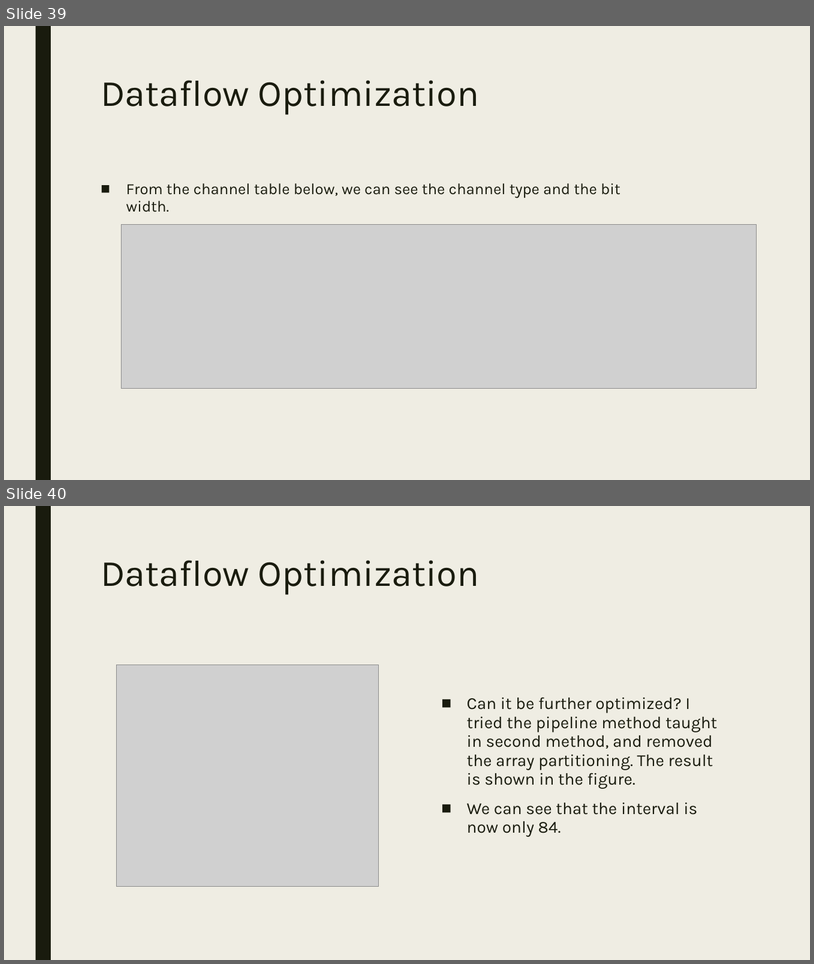
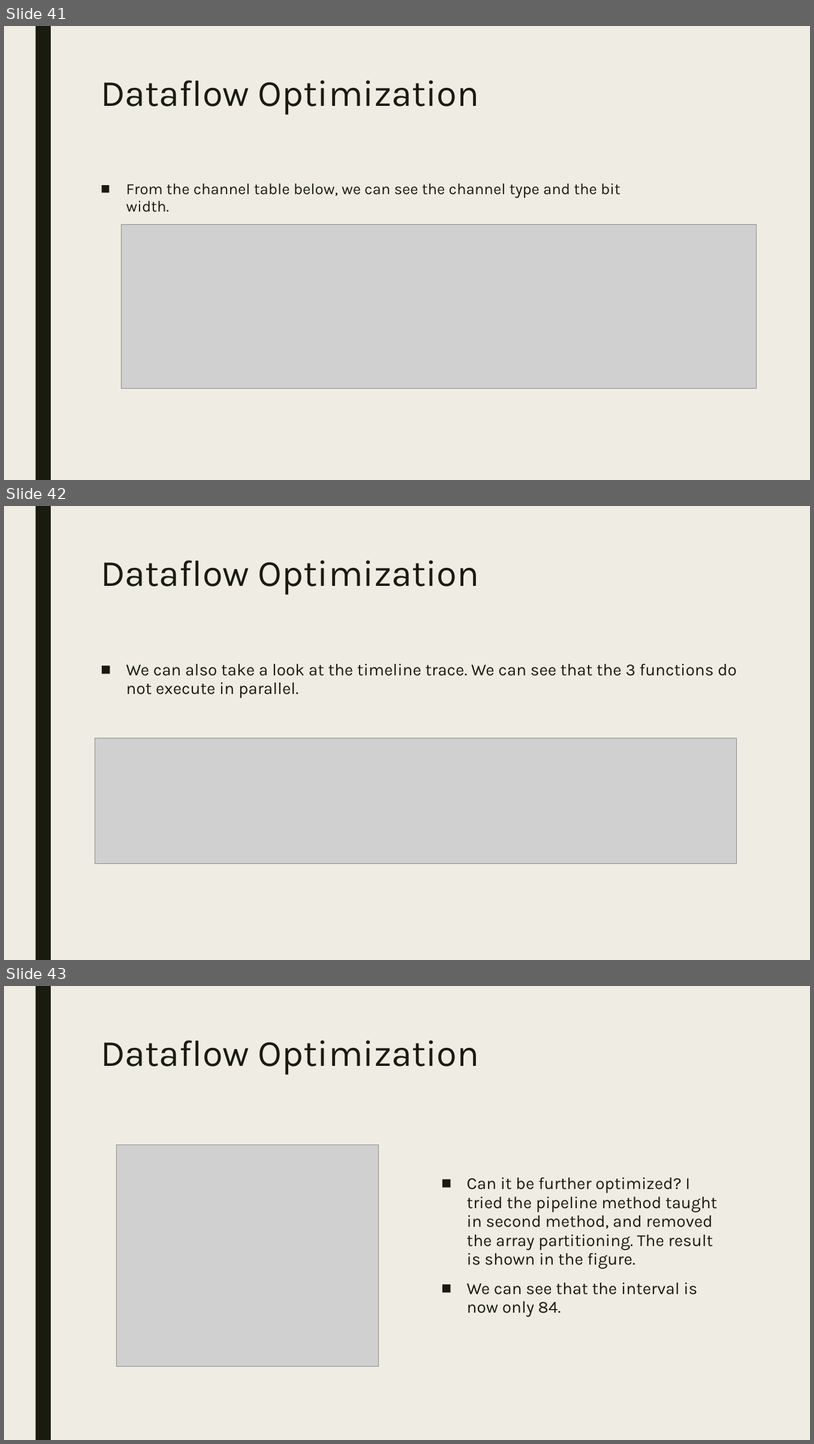
Before and after one commit to JasonYanggg/HLS, a slide deck: dct_prj/110061519_labA_report.pptx. Shown one above the other, each under a label of ours: slides 39 and 40 before the commit, slides 41, 42 and 43 after it. The pictures are 814x964 and 814x1444 pixels, drawn with LibreOffice and Linux fonts; fonts in the diff are those of the drawing; grey boxes stand for pictures. Boxes give left, top, right and bottom in pixels: in the first picture for what was removed or moved away, otherwise in the second. Text is boxed around its words. In the diff, an @@ line names an element or a change of style, - is before the commit and + after.

```diff
--- a/dct_prj/110061519_labA_report.pptx
+++ b/dct_prj/110061519_labA_report.pptx
@@ slide 42 added at bbox=[4, 506, 810, 960], background #EFEDE3; not listed: 1 template element that a slide beside it also shows @@
@@ title added at bbox=[101, 560, 479, 595], 44 pt, text #191B0E @@
+Dataflow Optimization
@@ text added at bbox=[126, 663, 737, 698], 20 pt, text #191B0E @@
+■ We can also take a look at the timeline trace. We can see that the 3 functions do not execute in parallel.
@@ picture added at bbox=[95, 738, 737, 864] @@
@@ what was slide 39 is now slide 41 @@
@@ what was slide 40 is now slide 43 @@
```
Also in this commit, not shown: 5 slides changed, 5 other slides added, 1 other file.
